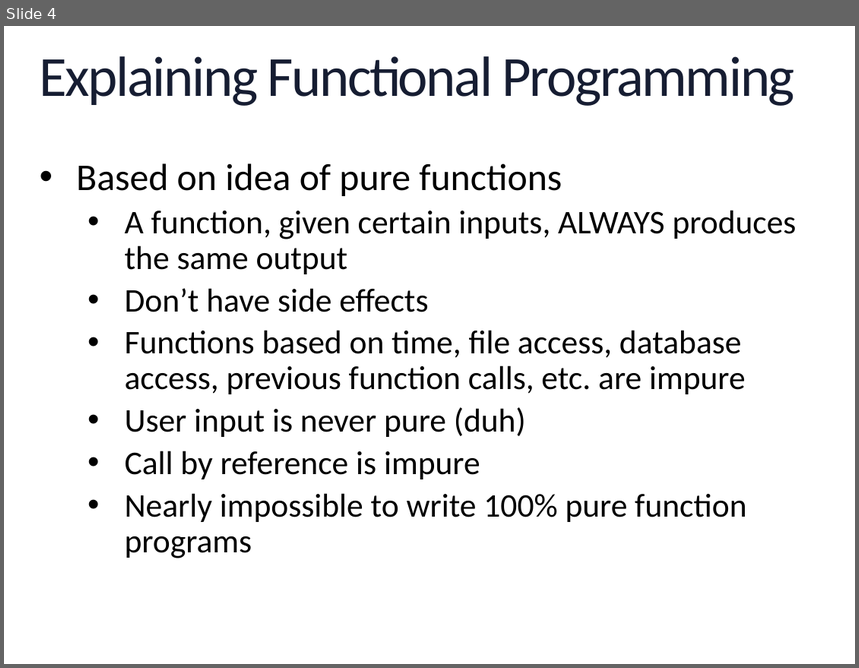
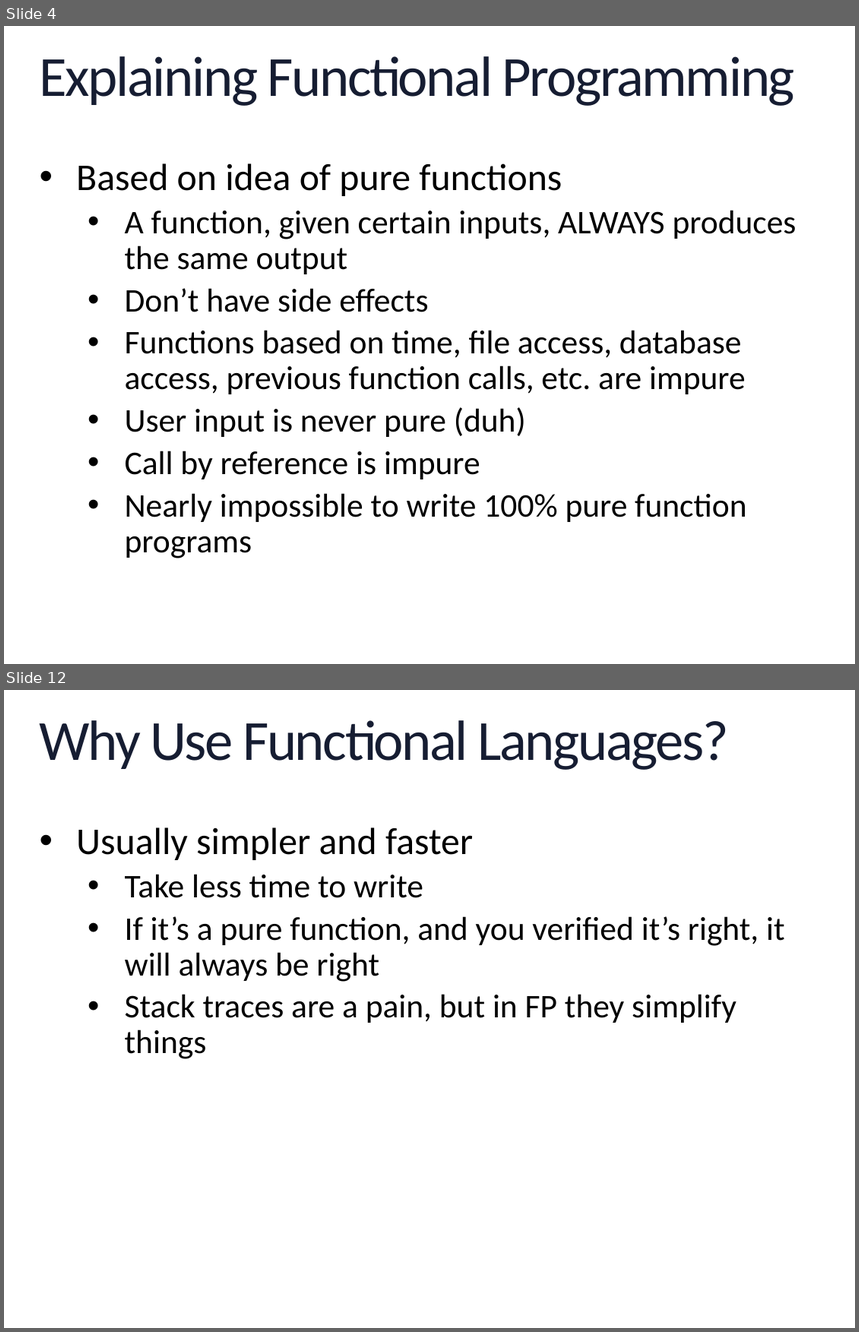
Before and after one commit to geekygirlsarah/talk-a_primer_on_functional_programming, a slide deck: A Primer on Functional Programming.pptx. Shown one above the other, each under a label of ours: slide 4 before the commit, slides 4 and 12 after it; the slides between them are not shown. The pictures are 859x668 and 859x1332 pixels, drawn with LibreOffice and Linux fonts; fonts in the diff are those of the drawing; background and template pictures are left out. Boxes give left, top, right and bottom in pixels: in the first picture for what was removed or moved away, otherwise in the second. Text is boxed around its words. In the diff, an @@ line names an element or a change of style, - is before the commit and + after.

```diff
--- a/A Primer on Functional Programming.pptx
+++ b/A Primer on Functional Programming.pptx
@@ slide 12 added at [4, 690, 855, 1328], background picture (left out); not listed: 1 template element that a slide beside it also shows @@
@@ title added at [40, 720, 729, 770], 48 pt, text gradient #2E59B0 to #161D32 to #000000 @@
+Why Use Functional Languages?
@@ text added at [76, 828, 785, 1059], 28 pt, text #000000 @@
+• Usually simpler and faster
+  • Take less time to write
+  • If it’s a pure function, and you verified it’s right, it will always be right
+  • Stack traces are a pain, but in FP they simplify things
```
Also in this commit, not shown: 1 slide changed, 22 other slides added.
